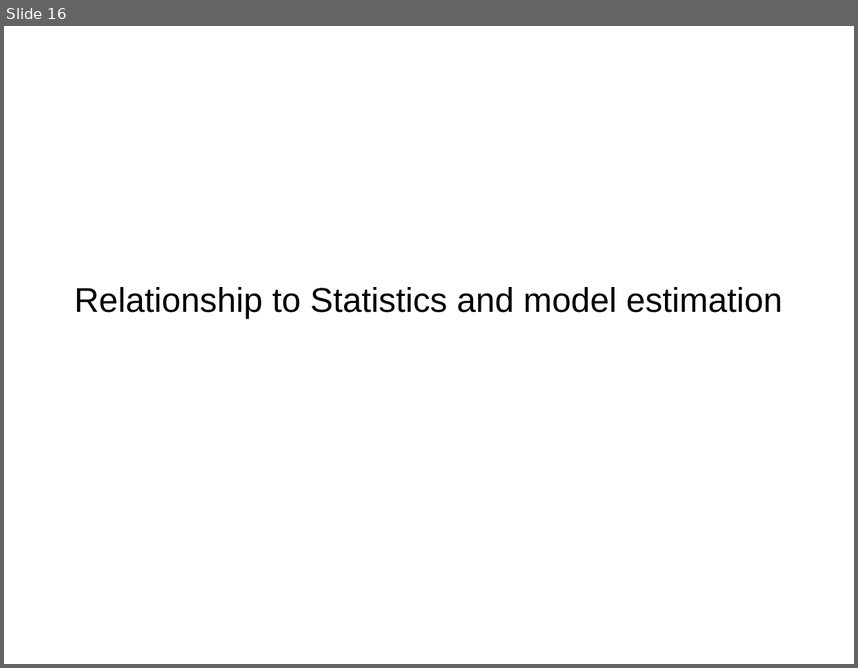
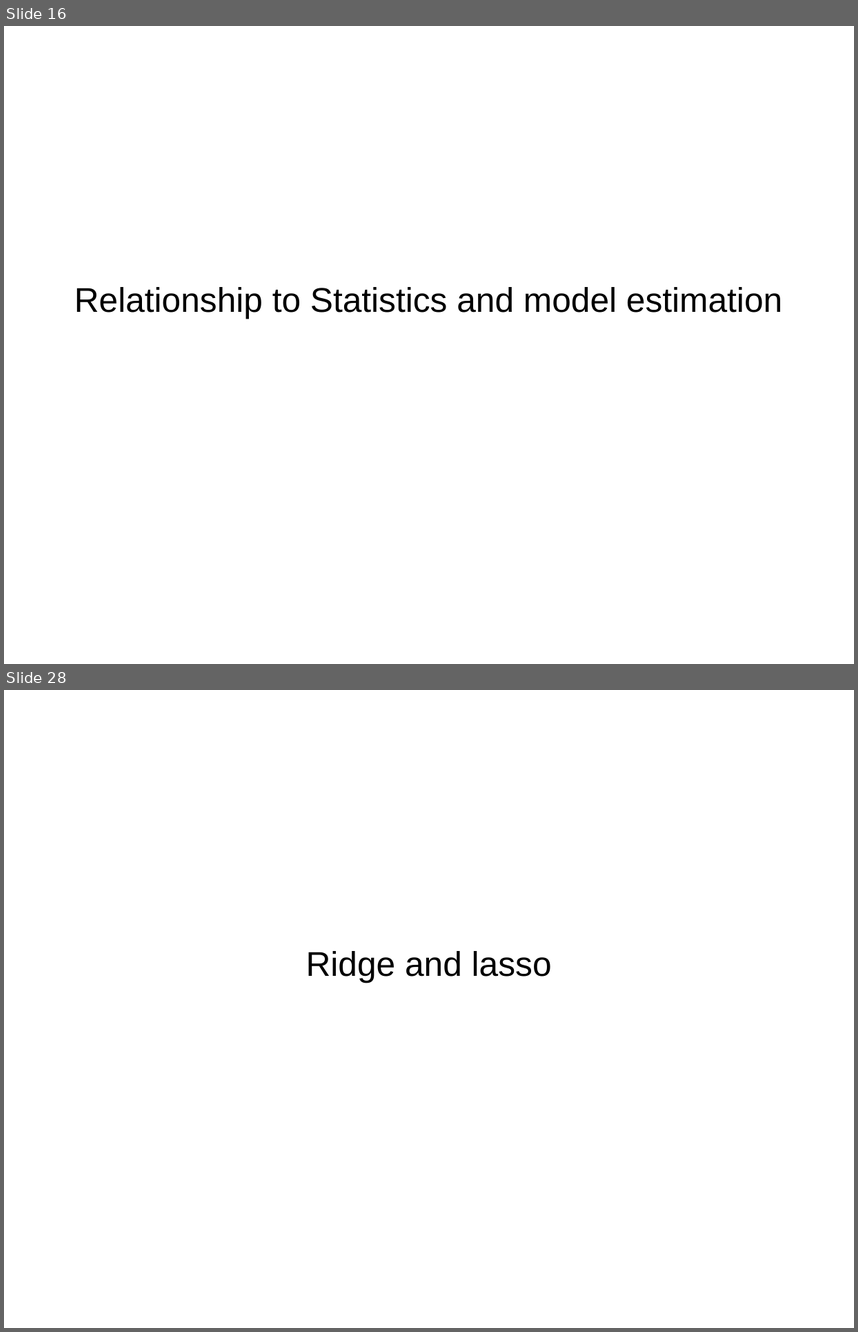
Before and after one commit to amueller/talks_odt, a slide deck: introduction_to_ml_with_python_bnl_2016.odp. Shown one above the other, each under a label of ours: slide 16 before the commit, slides 16 and 28 after it; the slides between them are not shown. The pictures are 858x668 and 858x1332 pixels, drawn with LibreOffice and Linux fonts; fonts in the diff are those of the drawing. Boxes give left, top, right and bottom in pixels: in the first picture for what was removed or moved away, otherwise in the second. Text is boxed around its words. In the diff, an @@ line names an element or a change of style, - is before the commit and + after.

```diff
--- a/introduction_to_ml_with_python_bnl_2016.odp
+++ b/introduction_to_ml_with_python_bnl_2016.odp
@@ slide 28 added at [4,690,854,1328], background #FFFFFF @@
@@ subtitle added at [306,951,552,982], 32 pt, text #000000 @@
+Ridge and lasso
```
Also in this commit, not shown: 4 slides changed, 16 other slides added, 17 slides removed.
